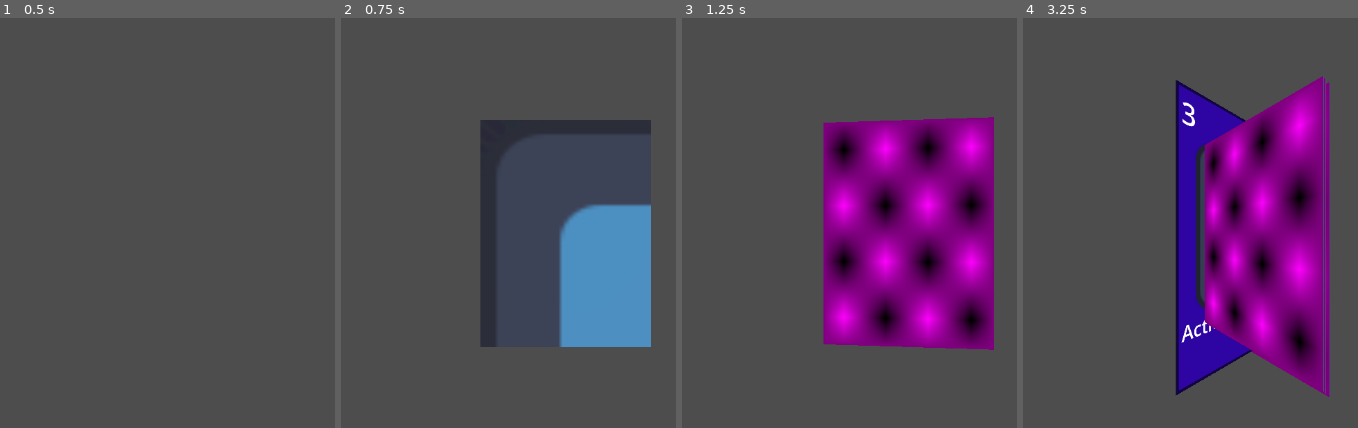
Above: before the commit, frames 1-4 (left to right).
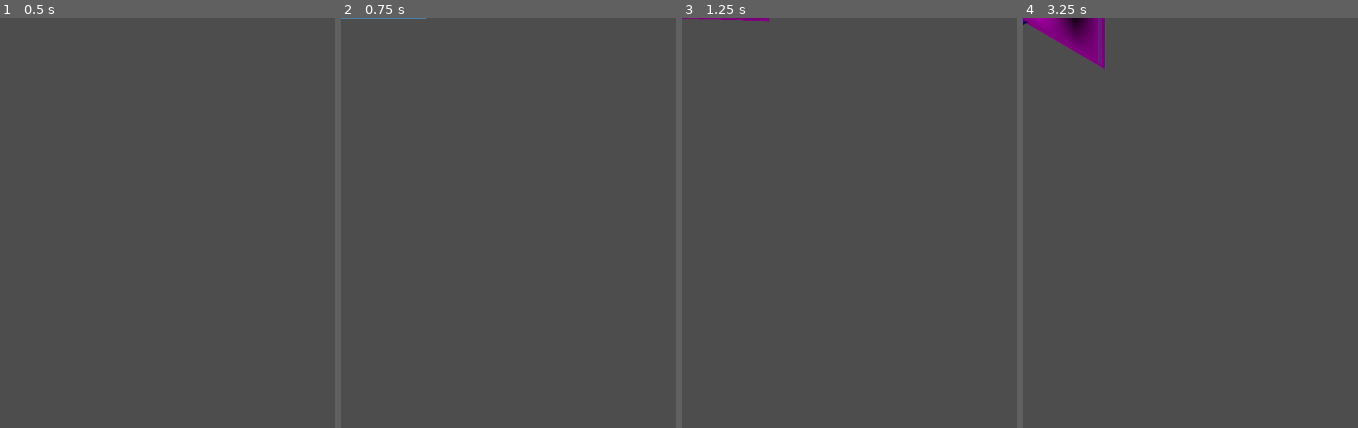
Above: after the commit, the same moments.

Repository: MamaDespik/GGJ-1
Game: Godot game, scene res://Cards/card_pile.tscn
Same seed, same stepped clock (60 frames per second), same inputs: the game is played once before the commit and once after it. The engine's default icon, where the game draws it, is replaced by a stand-in: a white triangle on a blue panel in a dark square.
Inputs (mouse positions are in pixels of both pictures, inside the frame that each line leads up to):
- Up to frame 1 (0.5 s): no input
- Up to frame 2 (0.75 s): tap Enter (ui_accept) at 0.5 s; move the mouse to (outside the picture) at 0.52 s; press the mouse at (outside the picture) at 0.53 s; hold D (move_right) from 0.53 s (still down)
- Up to frame 3 (1.25 s): keep holding D (move_right); tap Enter (ui_accept) at 0.77, 0.8, 1.07 s
- Up to frame 4 (3.25 s): move the mouse to (1264, 264) at 1.27 s; release D (move_right) at 1.28 s; release the mouse at (1264, 264) at 1.28 s; hold S (move_down) 1.28-2.03 s; tap Enter (ui_accept) at 1.35, 1.52, 1.82, 2.3, 3.02 s; click (1264, 264) at 1.55 s; move the mouse to (outside the picture) at 2.02 s; press the mouse at (outside the picture) at 2.03 s; hold D (move_right) 2.03-2.78 s; move the mouse to (outside the picture) at 2.77 s; release the mouse at (outside the picture) at 2.78 s; hold W (move_up) from 2.78 s (still down); click (outside the picture) at 2.85 s

Frame 1 is identical in both runs. In frame 2, 14% of the frame differs, in the area x 0-93%, y 0-81%; in frame 3, 28%; in frame 4, 32%, in the area x 0-92%, y 0-93%.

Commit message:
Initial Hand Structure

Diff:
--- a/godovelopment-game-jam-1/Cards/Card.tscn
+++ b/godovelopment-game-jam-1/Cards/Card.tscn
@@ -26,7 +26,7 @@
 card_text = "Action Text"
 
 [node name="CardSprite" type="Sprite2D" parent="."]
-position = Vector2(324, 311)
+position = Vector2(0, -163)
 texture = SubResource("ViewportTexture_37kl0")
 
 [node name="CardModelViewport" type="SubViewport" parent="CardSprite"]
--- a/godovelopment-game-jam-1/Cards/card_pile.gd
+++ b/godovelopment-game-jam-1/Cards/card_pile.gd
@@ -9,10 +9,10 @@
 	var drawn_card:Card = cards.pop_front()
 	if !drawn_card: return null
 	remove_child(drawn_card)
-	redraw_cards()
+	update_cards()
 	return drawn_card
 
-func redraw_cards():
+func update_cards():
 	for child in get_children():
 		remove_child(child)
 	for i in range(cards.size(),0, -1):
@@ -22,17 +22,17 @@
 
 func add_card(card:Card):
 	cards.append(card)
-	redraw_cards()
+	update_cards()
 	return
 
 func add_cards(new_cards:Array[Card]):
 	cards.append_array(new_cards)
-	redraw_cards()
+	update_cards()
 	return
 
 func shuffle():
 	cards.shuffle()
-	redraw_cards()
+	update_cards()
 	return
 
 func _input(event):
--- /dev/null
+++ b/godovelopment-game-jam-1/Cards/hand.gd
@@ -0,0 +1,51 @@
+extends Node2D
+class_name Hand
+
+var hand_size:int = 3
+var spacing:int = 100
+var angle_spacing:float = PI/25
+var cards:Array[Card]
+
+signal card_played
+signal empty
+
+func _ready() -> void:
+	return
+
+func _input(event: InputEvent) -> void:
+	if event.is_action_pressed("select"): #DEBUG
+		add_card(load("res://Cards/card.tscn").instantiate())
+	if event.is_action_pressed("cancel"): #DEBUG
+		remove_card(cards[0])
+	return
+
+func update_hand():
+	for child in get_children():
+		remove_child(child)
+
+	var start_position:int = -(spacing*(cards.size()-1))/2
+	var start_angle:float = -(angle_spacing*(cards.size()-1))/2
+	for i in cards.size():
+		add_child(cards[i])
+		cards[i].position.x = start_position + (spacing * i)
+		cards[i].rotation = start_angle + (angle_spacing*i)
+	return
+
+func draw_card():
+	#TODO
+	return
+
+func add_card(card:Card):
+	cards.append(card)
+	update_hand()
+	return
+
+func remove_card(card:Card):
+	if cards.has(card):
+		cards.erase(card)
+	if get_children().has(card):
+		remove_child(card)
+	if cards.size() < 1:
+		empty.emit()
+	update_hand()
+	return
--- /dev/null
+++ b/godovelopment-game-jam-1/Cards/hand.tscn
@@ -0,0 +1,6 @@
+[gd_scene load_steps=2 format=3 uid="uid://dfbubca2bprgq"]
+
+[ext_resource type="Script" uid="uid://dnbypn1p6yh36" path="res://Cards/hand.gd" id="1_cexud"]
+
+[node name="Hand" type="Node2D"]
+script = ExtResource("1_cexud")
Not shown, added: godovelopment-game-jam-1/Cards/hand.gd.uid
Not shown, changed: TODO.txt
